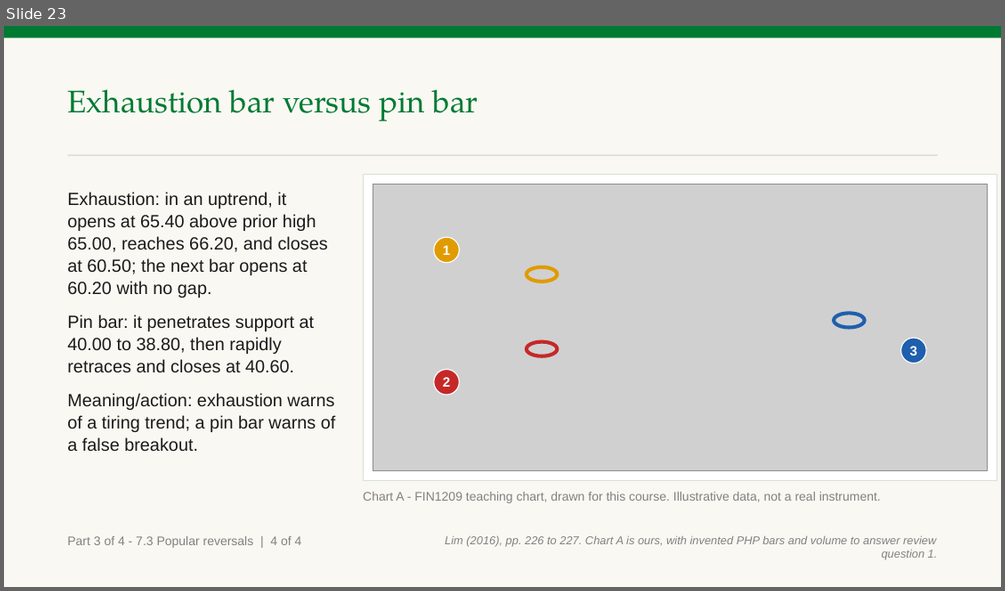
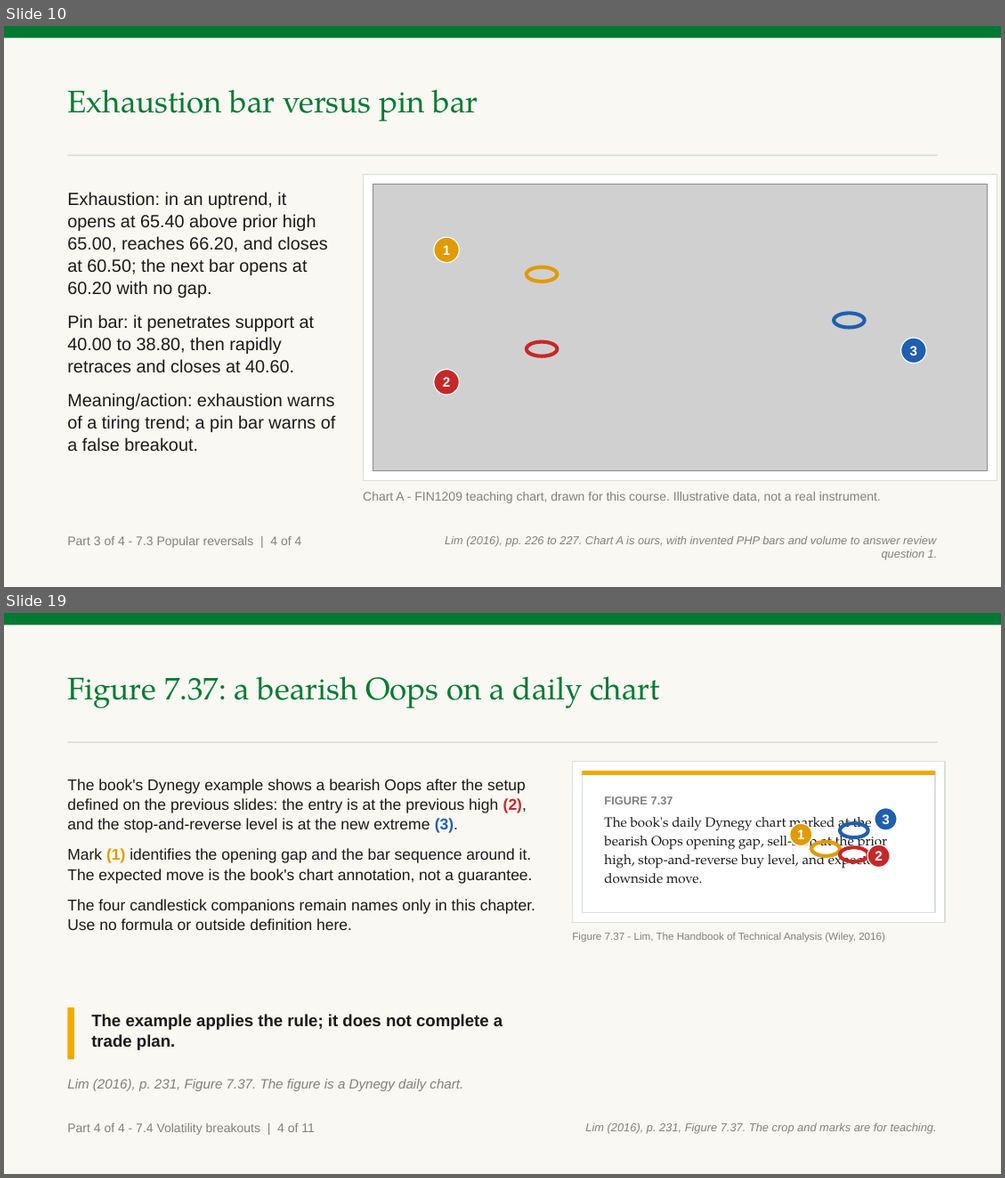
Before and after one commit to benjiesotelo-sudo/Telos_FIN1209, a slide deck: chapter-07/FIN1209-Chapter-07.pptx. Shown one above the other, each under a label of ours: slide 23 before the commit, slides 10 and 19 after it; the slides between them are not shown. The pictures are 1005x591 and 1005x1178 pixels, drawn with LibreOffice and Linux fonts; fonts in the diff are those of the drawing; grey boxes stand for pictures. Boxes give left, top, right and bottom in pixels: in the first picture for what was removed or moved away, otherwise in the second. Text is boxed around its words. In the diff, an @@ line names an element or a change of style, - is before the commit and + after.

Commit message:
Build Chapter 7 volatility breakout and review range

```diff
--- a/chapter-07/FIN1209-Chapter-07.pptx
+++ b/chapter-07/FIN1209-Chapter-07.pptx
@@ slide 19 added at box(4, 613, 1001, 1174), background #FFFFFF @@
@@ rectangle added at box(4, 613, 1001, 1174), fill #FAF8F2 @@
@@ rectangle added at box(4, 613, 1001, 625), fill #007A33 @@
@@ text added at box(67, 676, 660, 708), 30 pt, text #007A33 @@
+Figure 7.37: a bearish Oops on a daily chart
@@ rectangle added at box(67, 742, 938, 743), fill #D7E0D9 @@
@@ rectangle added at box(573, 761, 945, 923), fill #FFFFFF, outline #D7E0D9 1 pt @@
@@ rectangle added at box(582, 771, 935, 913), fill #FFFFFF, outline #D7E0D9 1 pt @@
@@ rectangle added at box(582, 771, 935, 775), fill #F2A900 @@
@@ text added at box(67, 779, 535, 930), 15 pt, text #1A1A1A @@
+The book's Dynegy example shows a bearish Oops after the setup defined on the previous slides: the entry is at the previous high (2), and the stop-and-reverse level is at the new extreme (3).
+Mark (1) identifies the opening gap and the bar sequence around it. The expected move is the book's chart annotation, not a guarantee.
+The four candlestick companions remain names only in this chapter. Use no formula or outside definition here.
@@ text added at box(604, 796, 882, 884), 13 pt, text #1A1A1A @@
+FIGURE 7.37
+The book's daily Dynegy chart marked at the bearish Oops opening gap, sell-stop at the prior high, stop-and-reverse buy level, and expected downside move.
@@ ellipse added at box(790, 823, 812, 845), fill #E09B00, outline #FFFFFF 1 pt, 13 pt, text #FFFFFF, bold @@
+1
@@ ellipse added at box(840, 823, 868, 837), outline #1F5FAD 3.5 pt @@
@@ ellipse added at box(874, 808, 897, 831), fill #1F5FAD, outline #FFFFFF 1 pt, 13 pt, text #FFFFFF, bold @@
+3
@@ ellipse added at box(811, 842, 840, 856), outline #E09B00 3.5 pt @@
@@ ellipse added at box(840, 847, 868, 861), outline #C62828 3.5 pt @@
@@ ellipse added at box(867, 844, 890, 868), fill #C62828, outline #FFFFFF 1 pt, 13 pt, text #FFFFFF, bold @@
+2
@@ text added at box(572, 932, 885, 942), 10 pt, text #818181 @@
+Figure 7.37 - Lim, The Handbook of Technical Analysis (Wiley, 2016)
@@ rectangle added at box(67, 1007, 74, 1059), fill #F2A900 @@
@@ text added at box(91, 1013, 502, 1050), 16 pt, text #1A1A1A, bold @@
+The example applies the rule; it does not complete a trade plan.
@@ text added at box(67, 1078, 463, 1091), 13 pt, text #818181, italic @@
+Lim (2016), p. 231, Figure 7.37. The figure is a Dynegy daily chart.
@@ text added at box(67, 1123, 315, 1135), 12 pt, text #818181 @@
+Part 4 of 4 - 7.4 Volatility breakouts | 4 of 11
@@ text added at box(585, 1123, 937, 1134), 11 pt, text #818181, italic @@
+Lim (2016), p. 231, Figure 7.37. The crop and marks are for teaching.
@@ what was slide 23 is now slide 10 @@
```
Also in this commit, not shown: 6 slides changed, 23 other slides added, 18 slides removed, 1 other file.
